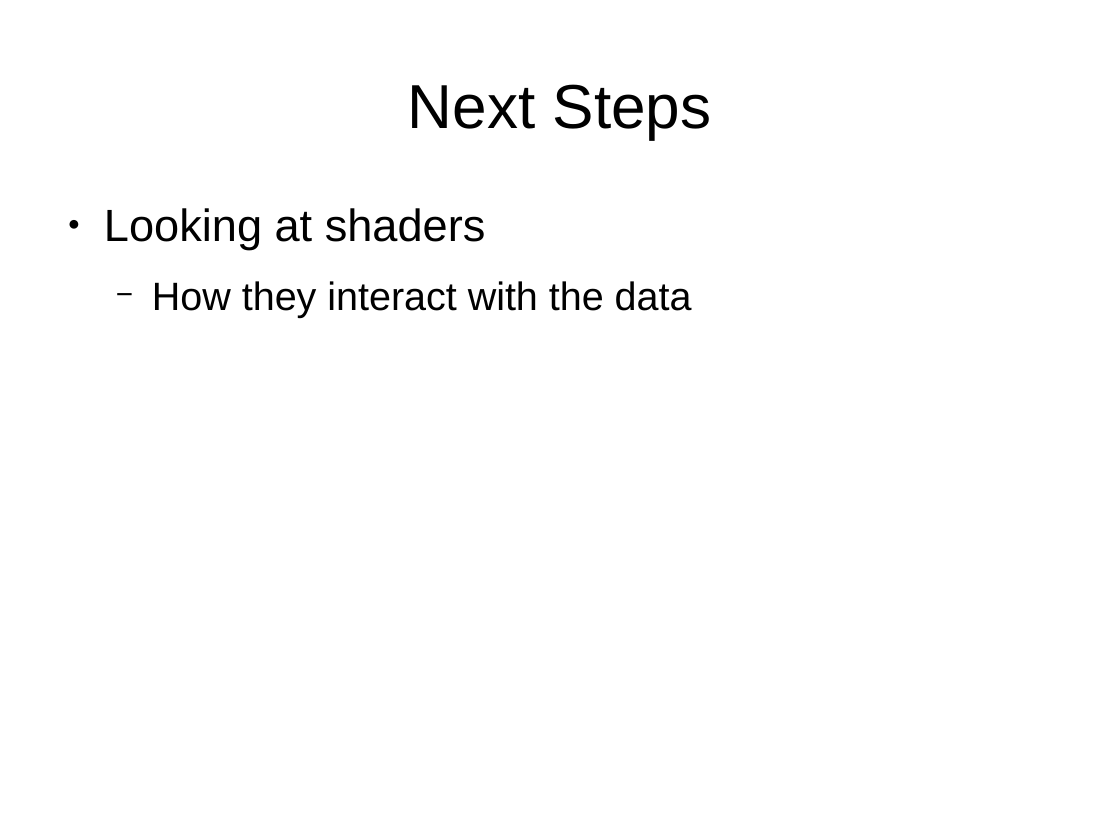
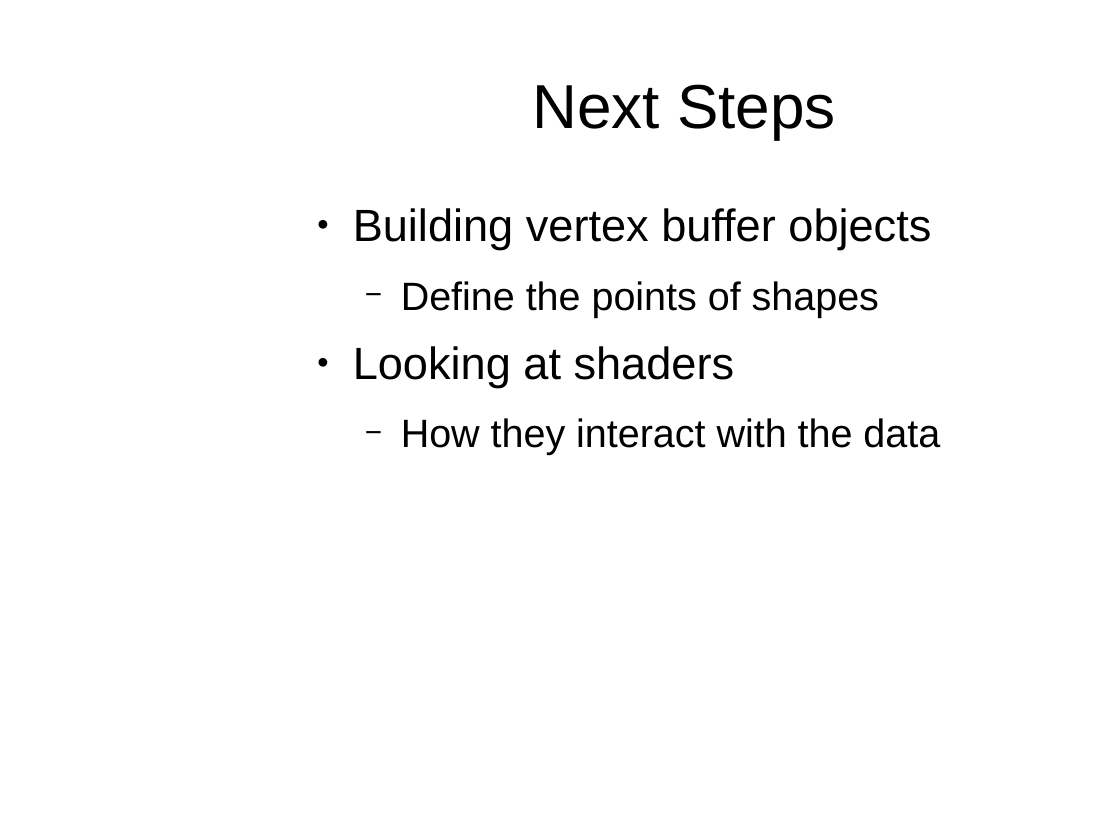
Before and after one commit to osen/creativelabs, a slide deck: slide 23 of 3dgp/3dgp-lec1.odp (slide 21 before the commit). Drawn at 1120x840 pixels with LibreOffice and Linux fonts; fonts in the diff are those of the drawing; background and template pictures are left out. Boxes give left, top, right and bottom in pixels: in the first picture for what was removed or moved away, otherwise in the second. Text is boxed around its words. In the diff, an @@ line names an element or a change of style, - is before the commit and + after.

```diff
--- a/3dgp/3dgp-lec1.odp
+++ b/3dgp/3dgp-lec1.odp
@@ title "Next Steps": place and size @@
-title "Next Steps" at (408, 84, 712, 139)
+title "Next Steps" at (532, 84, 836, 139)
@@ text "Building vertex buffer objects": place and size @@
-text "Building vertex buffer objects" at (104, 208, 692, 318)
+text "Building vertex buffer objects" at (353, 208, 940, 455)
@@ text at (353, 208, 931, 318): paragraphs added @@
+● Building vertex buffer objects
+  − Define the points of shapes
```
Also in this commit, not shown: 21 other slides changed, 3 slides added, 1 slide removed, 5 other files.
